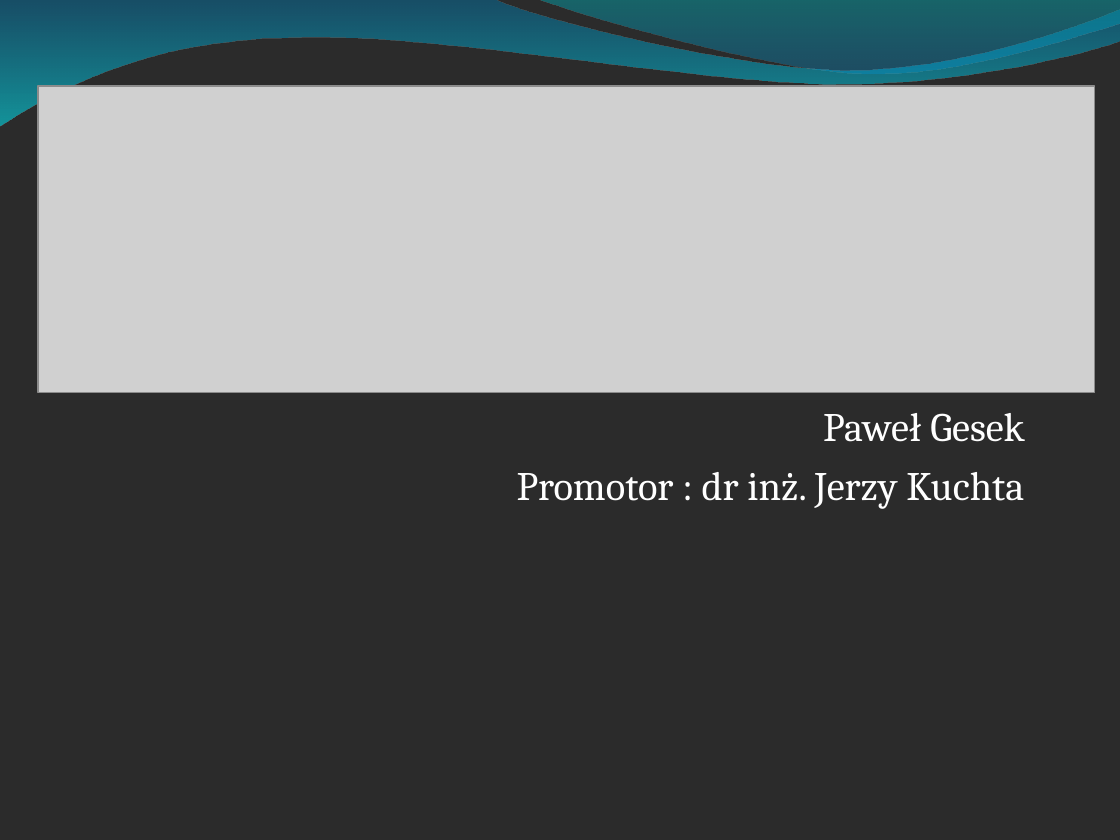
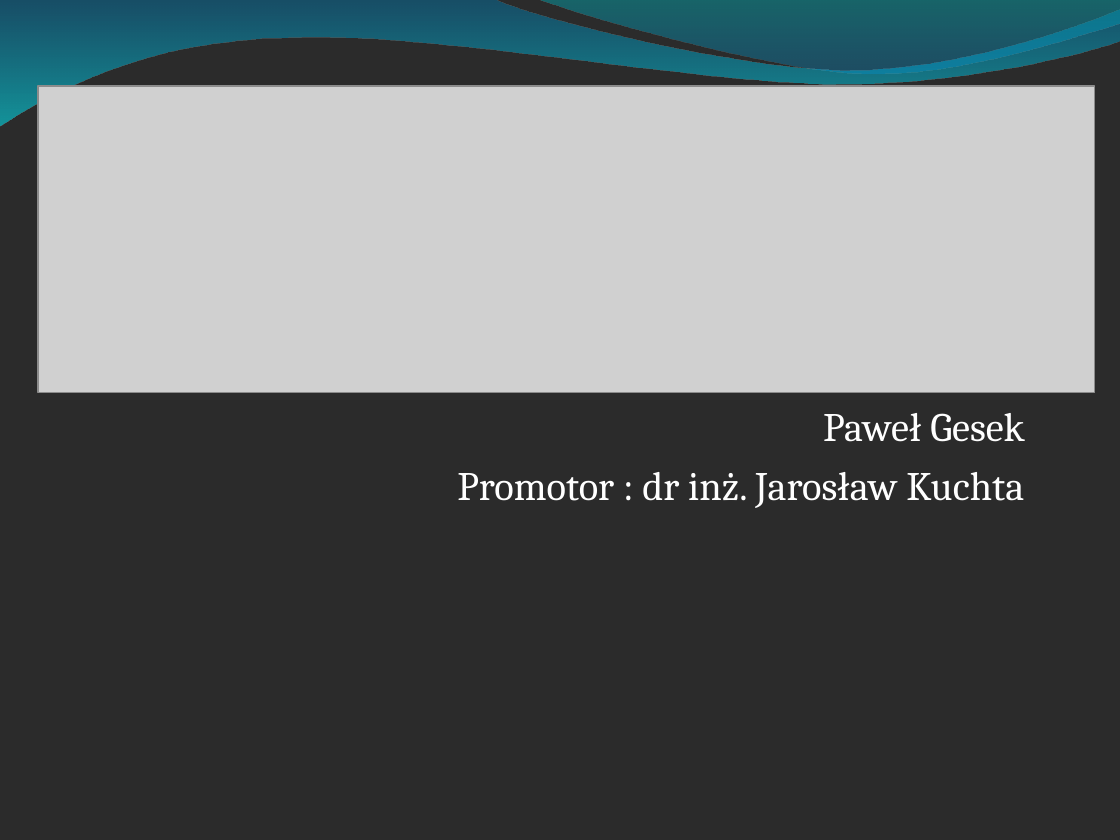
Before and after one commit to ges0/mgr, a slide deck: slide 1 of prezentacje/Seminarium1.ppt. Drawn at 1120x840 pixels with LibreOffice and Linux fonts; fonts in the diff are those of the drawing; grey boxes stand for pictures; background and template pictures are left out; a plain dark background stands for a picture behind light text. Boxes give left, top, right and bottom in pixels: in the first picture for what was removed or moved away, otherwise in the second. Text is boxed around its words. In the diff, an @@ line names an element or a change of style, - is before the commit and + after.

```diff
--- a/prezentacje/Seminarium1.ppt
+++ b/prezentacje/Seminarium1.ppt
@@ subtitle at bbox=[457, 472, 1024, 508]: text changed @@
-Promotor : dr inż. Jerzy Kuchta
+Promotor : dr inż. Jarosław Kuchta
```
Also in this commit, not shown: 6 other slides changed, 1 slide added, 3 slides removed.
